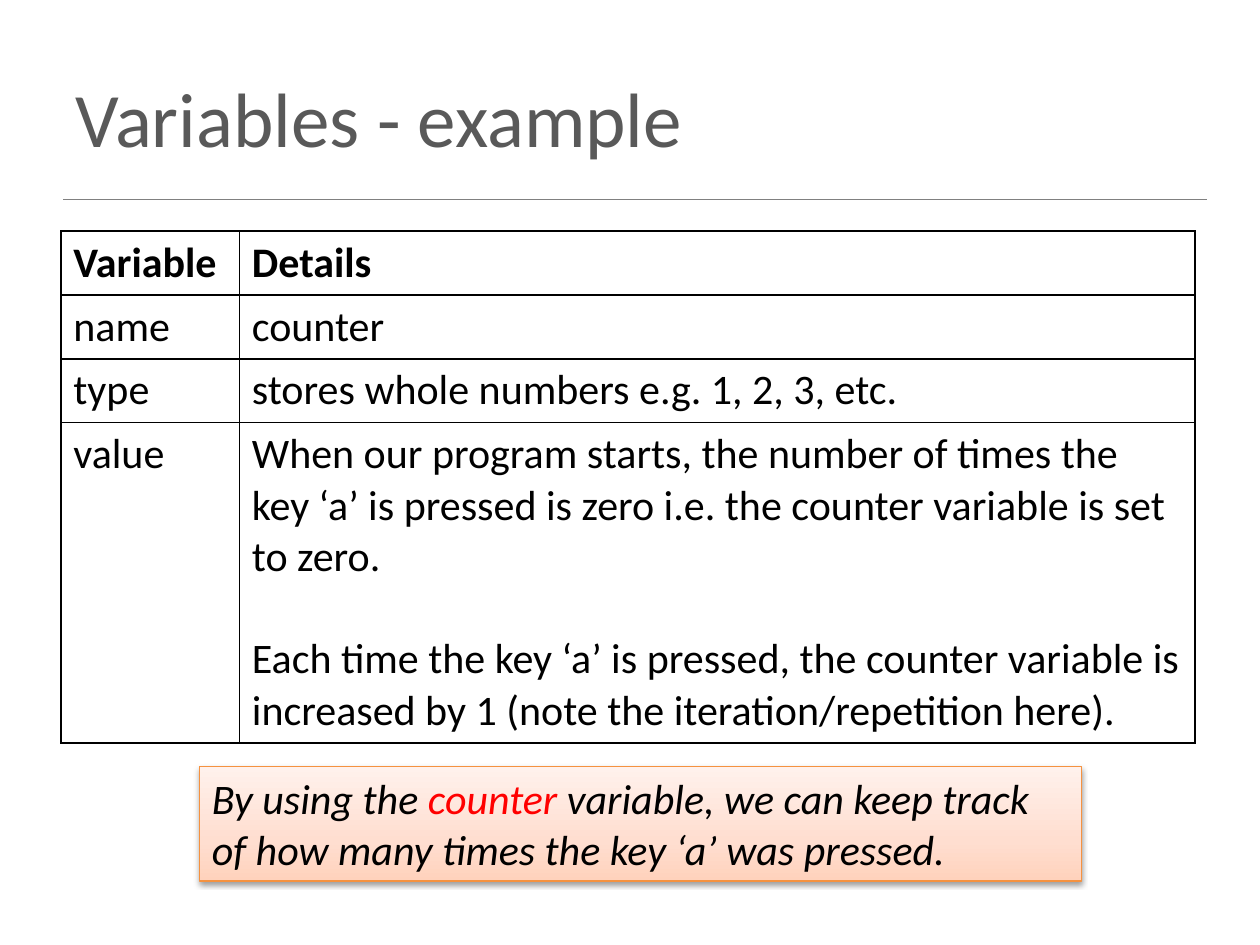
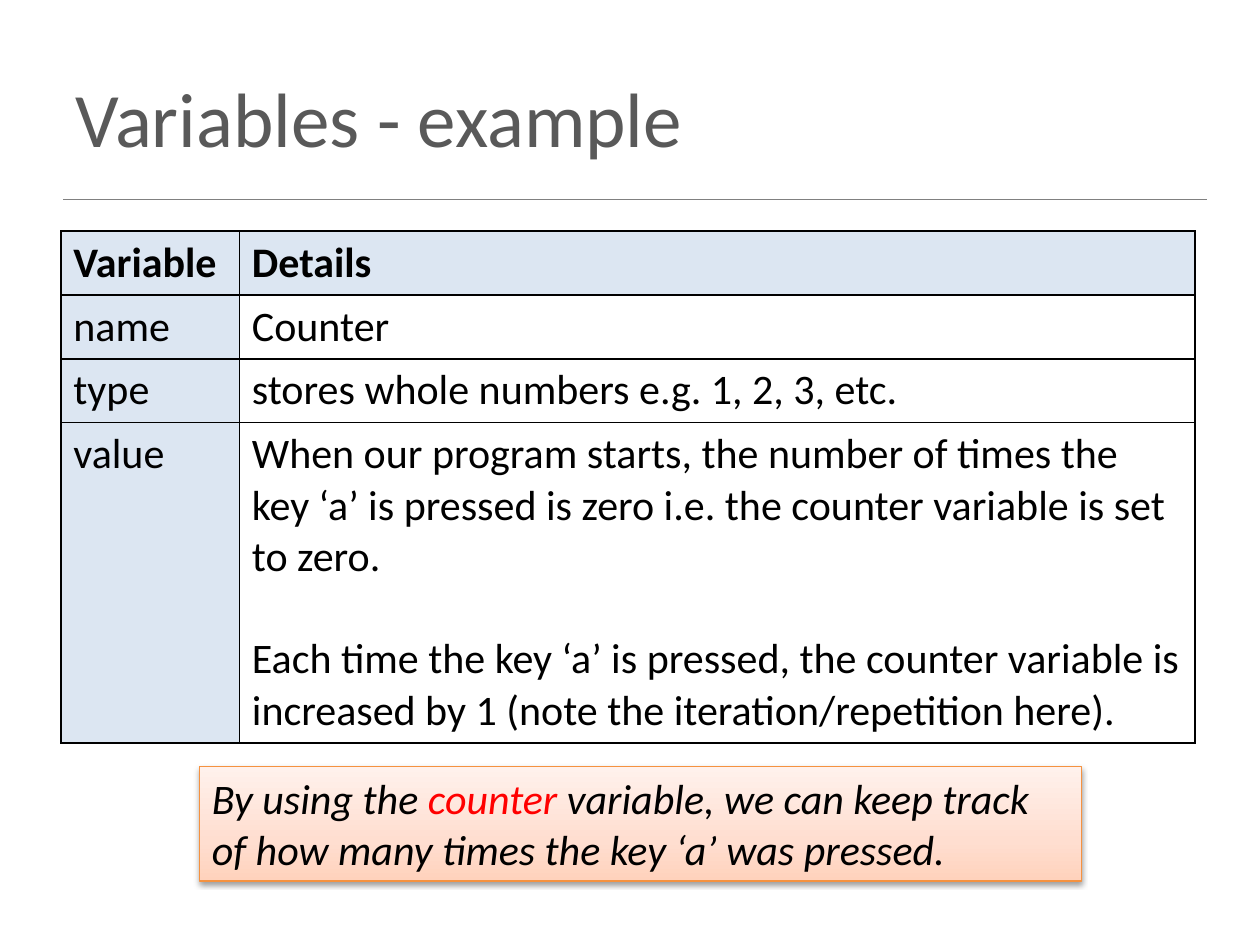
Before and after one commit to witcomputingcamp/scratch, a slide deck: slide 6 of topic02/talk/a-scratch-variables-operators.pptx. Drawn at 1260x945 pixels with LibreOffice and Linux fonts; fonts in the diff are those of the drawing. Boxes give left, top, right and bottom in pixels: in the first picture for what was removed or moved away, otherwise in the second. Text is boxed around its words. In the diff, an @@ line names an element or a change of style, - is before the commit and + after.

```diff
--- a/topic02/talk/a-scratch-variables-operators.pptx
+++ b/topic02/talk/a-scratch-variables-operators.pptx
@@ table at bbox=[60, 231, 1194, 736] @@
-row 2, column 2: counter
+row 2, column 2: Counter
@@ fill none to #DCE6F2 in 5 cells @@
```
Also in this commit, not shown: 3 other slides changed, 1 slide removed, 26 other files.
